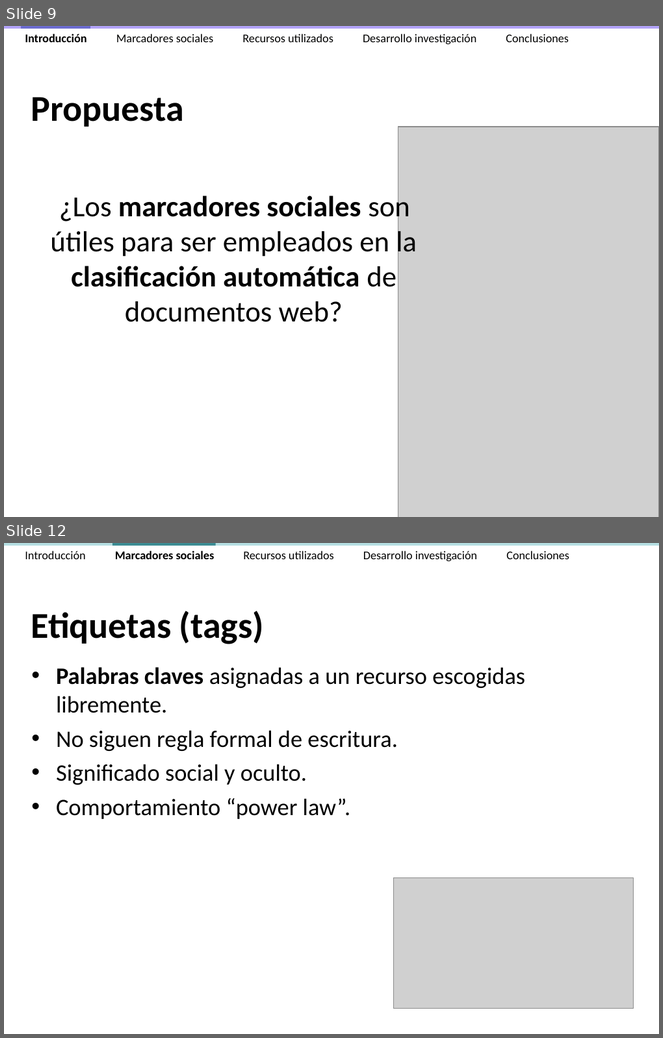
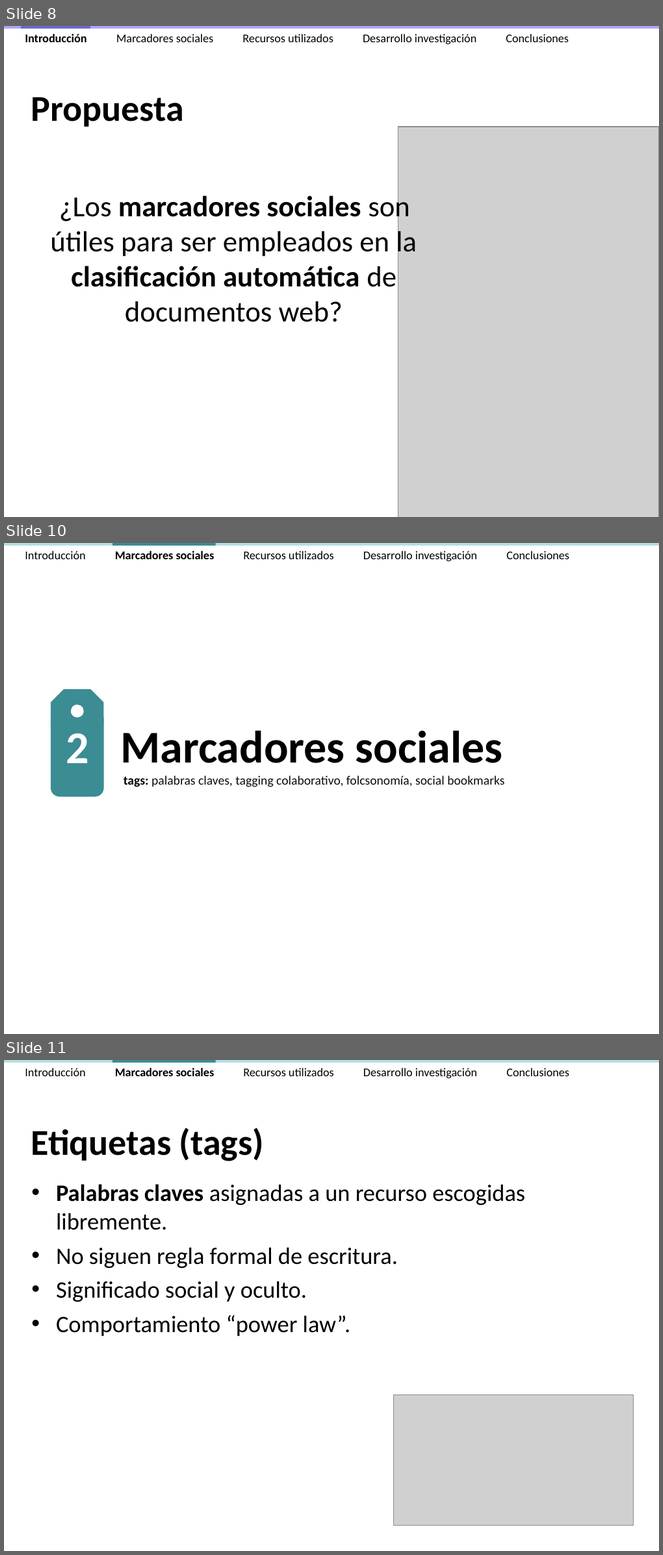
Before and after one commit to ak907kenai/nicotournetesis, a slide deck: docs_trunk/Presentación/Nicolás Tourné - Presentación Tesis (v2.4).ppt. Shown one above the other, each under a label of ours: slides 9 and 12 before the commit, slides 8, 10 and 11 after it; the slides between them are not shown. The pictures are 663x1038 and 663x1555 pixels, drawn with LibreOffice and Linux fonts; fonts in the diff are those of the drawing; grey boxes stand for pictures. Boxes give left, top, right and bottom in pixels: in the first picture for what was removed or moved away, otherwise in the second. Text is boxed around its words. In the diff, an @@ line names an element or a change of style, - is before the commit and + after.

```diff
--- a/docs_trunk/Presentación/Nicolás Tourné - Presentación Tesis (v2.4).ppt
+++ b/docs_trunk/Presentación/Nicolás Tourné - Presentación Tesis (v2.4).ppt
@@ slide 10 added at box(4, 543, 659, 1034), background #FFFFFF @@
@@ rectangle added at box(4, 543, 659, 546), fill #B5DEE1 @@
@@ text added at box(25, 551, 570, 561), 13 pt, text #000000 @@
+Introducción Marcadores sociales Recursos utilizados Desarrollo investigación Conclusiones
@@ rectangle added at box(113, 543, 216, 546), fill #3C8C93 @@
@@ freeform shape added at box(51, 689, 103, 725), fill #3C8C93 @@
@@ freeform shape added at box(51, 710, 103, 797), fill #3C8C93 @@
@@ ellipse added at box(71, 705, 84, 718), fill #FFFFFF @@
@@ text added at box(66, 733, 88, 763), 50 pt, text #FFFFFF, bold @@
+2
@@ text added at box(120, 731, 503, 763), 50 pt, text #000000, bold @@
+Marcadores sociales
@@ text added at box(124, 776, 504, 787), 14 pt, text #0D0D0D @@
+tags: palabras claves, tagging colaborativo, folcsonomía, social bookmarks
@@ what was slide 9 is now slide 8 @@
@@ what was slide 12 is now slide 11 @@
```
Also in this commit, not shown: 18 slides changed, 1 other slide added, 9 slides removed, 1 other file.
